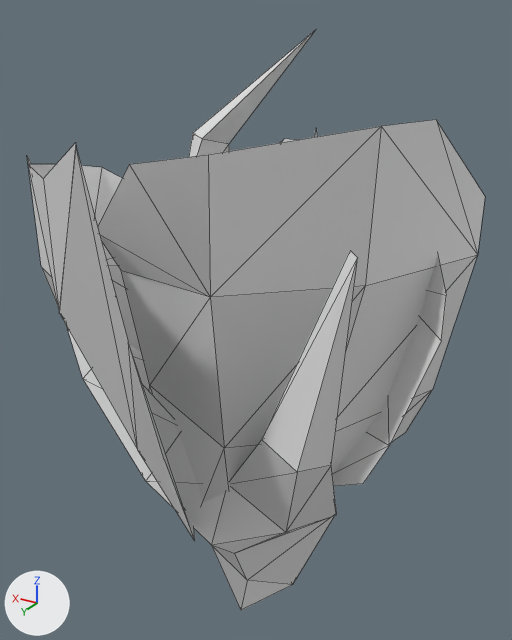
The glTF model art/shrub.glb: old version first, new version second.
Before and after are seen from a 50 mm lens placed at (-0.951, 1.621, 1.695), pointed at (0.006, 0.025, 0.897). The axes (+X, +Y, +Z) are drawn at lower left. The lights are the same throughout. Mesh edges are drawn as thin lines. Vertices at the same position are counted once.

The older version as bpy lines, for what is in view:
```python
me_cone = bpy.data.meshes.new('Cone')
me_cone.from_pydata(...)  # 120 vertices, 182 faces; spans x -0.52..0.61, y -0.47..0.68, z -0.11..1.67
# before: 62 (0.28, 0.22, 0.52), 63 (0.09, 0.22, 0.33), 64 (-0.18, -0.02, 0.33), 110 (-0.12, 0.06, 0.33), 118 (0.28, 0.18, 0.68) at pixel (149, 385)
ob_cone = bpy.data.objects.new('Cone', me_cone)
ob_cone.location = (0.0, 0.0, 0.0)
```
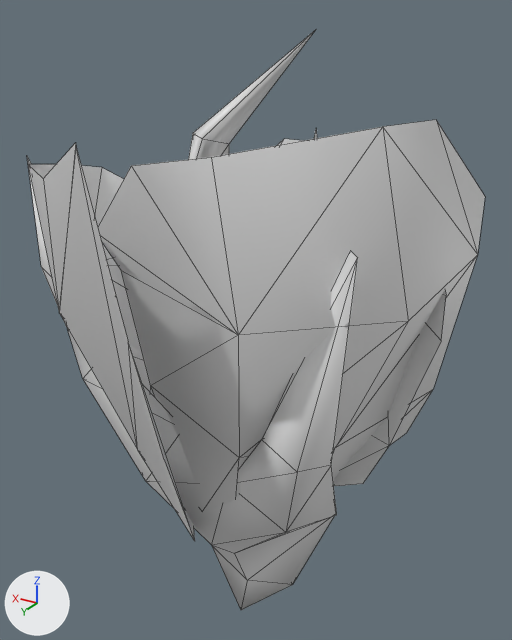
What differs and where, as boxes (x1, y1, x2, y2) in the pictures (512 x 640 px; the box of a moved part takes in the faces that stretch with it):
part 1 of me_cone, moved or reshaped
    before: (98, 126, 477, 503)
    after: (98, 127, 477, 510)
part 2 of me_cone, shading changed
    both: (27, 31, 358, 610)

Patch to the scene script:
```diff
--- a/art/shrub.glb.py
+++ b/art/shrub.glb.py
@@ me_cone @@
 me_cone.from_pydata(...)  # 120 vertices, 182 faces; spans x -0.52..0.61, y -0.47..0.68, z -0.11..1.67
 # used by ob_cone; location = (0.0, 0.0, 0.0)
-me_cone.vertices[60].co = (0.06, 0.45, 1.4)  # pixel (129, 164)
-me_cone.vertices[108].co = (-0.1, 0.4, 1.43)  # pixel (208, 154)
-me_cone.vertices[111].co = (0.0, 0.17, 0.33)
-me_cone.vertices[112].co = (-0.36, 0.12, 1.1)  # pixel (365, 285)
-me_cone.vertices[113].co = (-0.23, 0.08, 0.61)
-me_cone.vertices[114].co = (-0.08, 0.37, 1.1)  # pixel (210, 297)
-me_cone.vertices[115].co = (-0.03, 0.26, 0.61)  # pixel (224, 448)
+# me_cone part 1
+for i in [62, 63, 64, 110, 118]: me_cone.vertices[i].co += Vector((-0.01, 0.0, 0.0))
+me_cone.vertices[60].co = (0.05, 0.46, 1.4)  # pixel (131, 165)
+me_cone.vertices[108].co = (-0.12, 0.41, 1.43)  # pixel (211, 157)
+me_cone.vertices[111].co = (-0.01, 0.18, 0.33)
+me_cone.vertices[112].co = (-0.51, 0.24, 1.09)  # pixel (408, 321)
+me_cone.vertices[113].co = (-0.29, 0.11, 0.62)  # pixel (335, 447)
+me_cone.vertices[114].co = (-0.23, 0.49, 1.09)  # pixel (238, 335)
+me_cone.vertices[115].co = (-0.1, 0.28, 0.62)  # pixel (239, 457)
+# me_cone part 2: all faces are now shaded smooth (116 of 182 changed)
```
